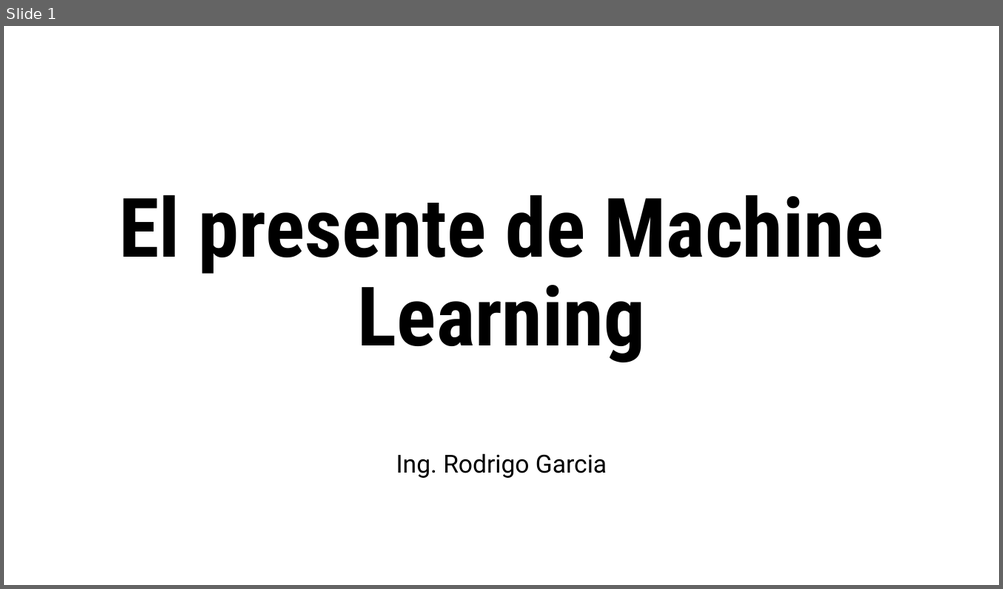
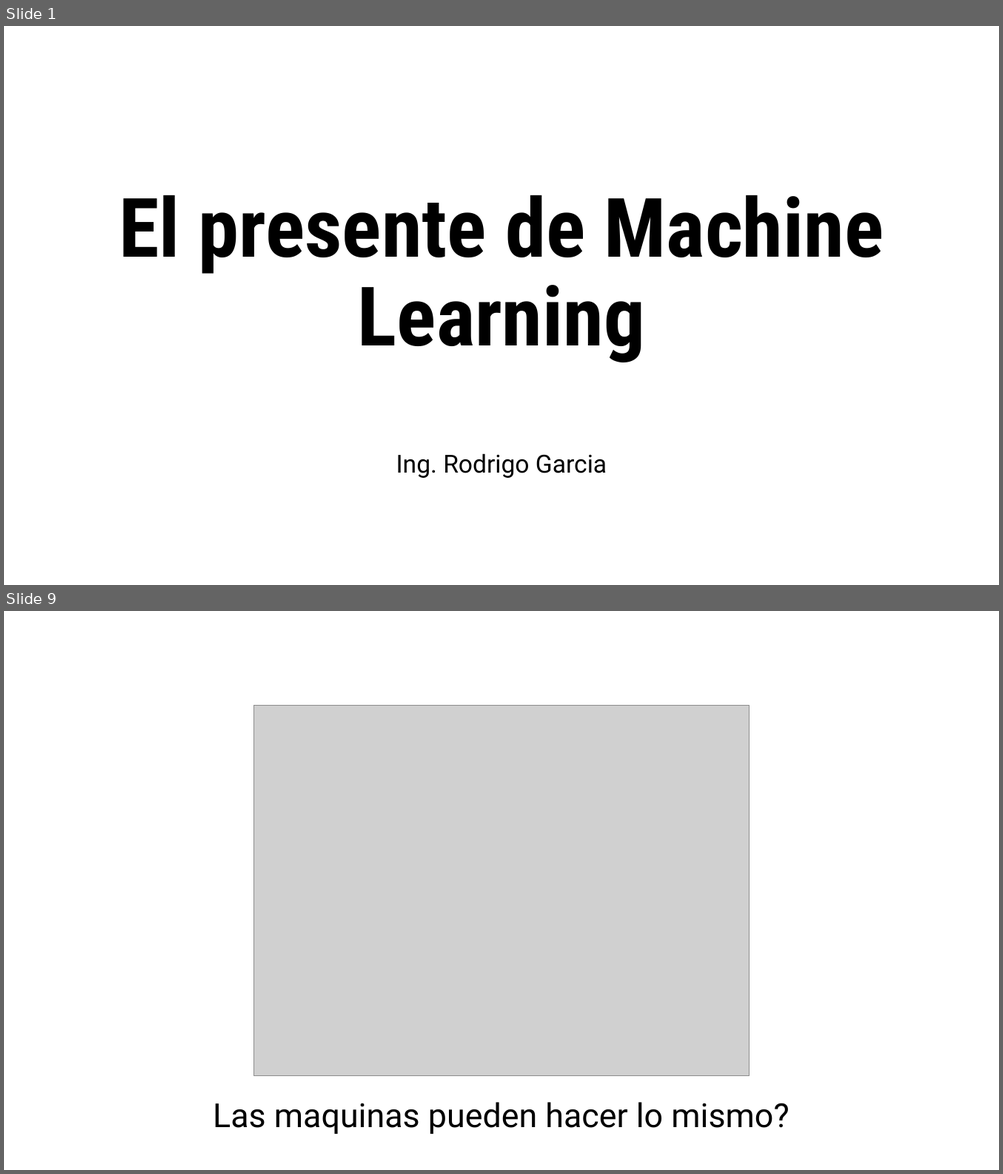
Before and after one commit to raxielh/Conferencias, a slide deck: El presente de Machine Learning.pptx. Shown one above the other, each under a label of ours: slide 1 before the commit, slides 1 and 9 after it; the slides between them are not shown. The pictures are 1003x589 and 1003x1174 pixels, drawn with LibreOffice and Linux fonts; fonts in the diff are those of the drawing; grey boxes stand for pictures. Boxes give left, top, right and bottom in pixels: in the first picture for what was removed or moved away, otherwise in the second. Text is boxed around its words. In the diff, an @@ line names an element or a change of style, - is before the commit and + after.

```diff
--- a/El presente de Machine Learning.pptx
+++ b/El presente de Machine Learning.pptx
@@ slide 9 added at bbox=[4, 611, 999, 1170], background #FFFFFF @@
@@ picture added at bbox=[254, 706, 749, 1076] @@
@@ text added at bbox=[213, 1102, 788, 1134], 32 pt, text #000000 @@
+Las maquinas pueden hacer lo mismo?
```
Also in this commit, not shown: 1 slide changed, 10 other slides added, 1 slide removed, 1 other file.
